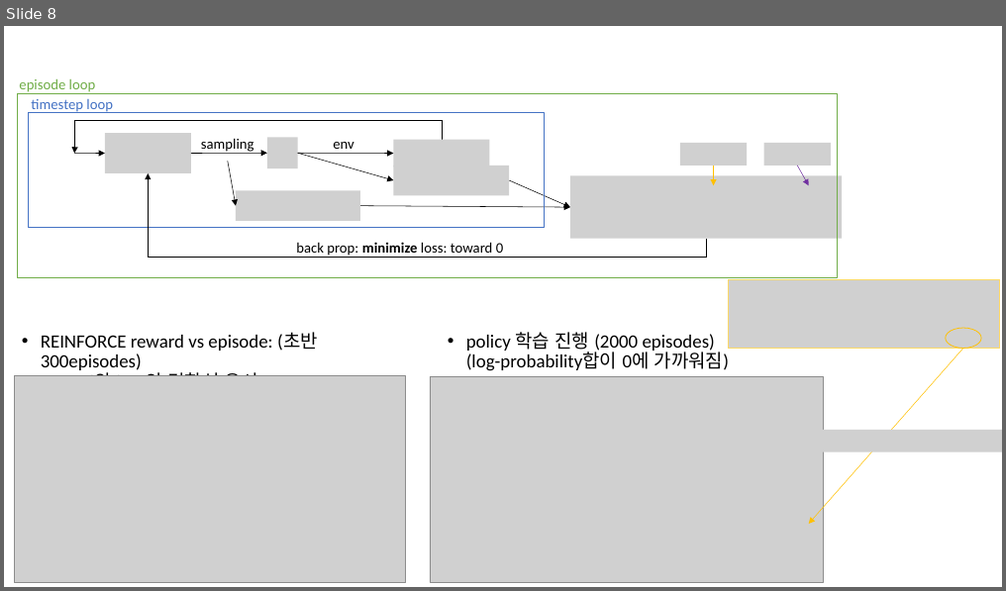
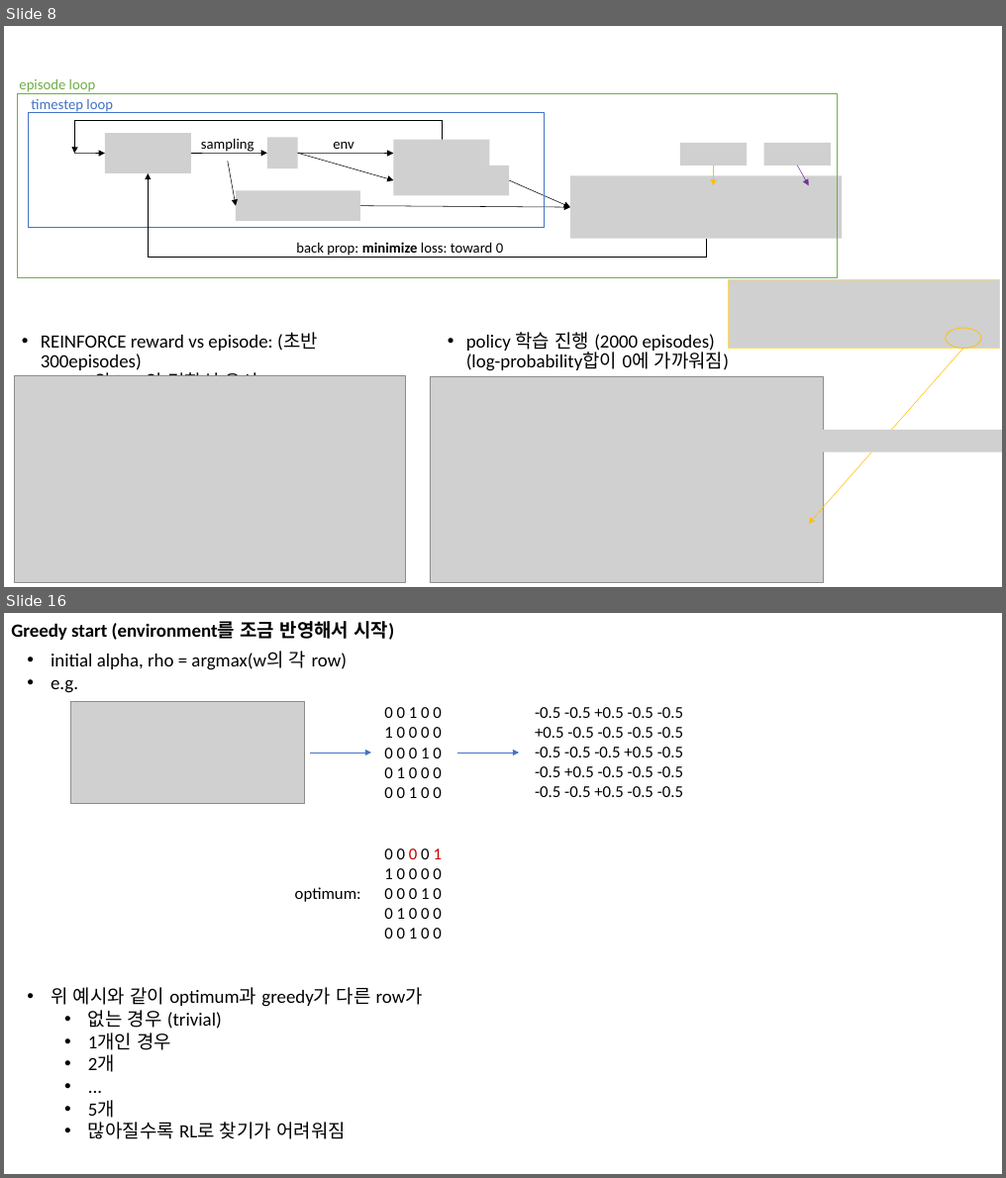
Before and after one commit to ihatesummer/bipartite_maxsum, a slide deck: memo.pptx. Shown one above the other, each under a label of ours: slide 8 before the commit, slides 8 and 16 after it; the slides between them are not shown. The pictures are 1006x591 and 1006x1178 pixels, drawn with LibreOffice and Linux fonts; fonts in the diff are those of the drawing; grey boxes stand for pictures. Boxes give left, top, right and bottom in pixels: in the first picture for what was removed or moved away, otherwise in the second. Text is boxed around its words. In the diff, an @@ line names an element or a change of style, - is before the commit and + after.

```diff
--- a/memo.pptx
+++ b/memo.pptx
@@ slide 16 added at (4, 613, 1002, 1174), background #FFFFFF @@
@@ text added at (11, 621, 394, 640), 18 pt, text #000000, bold @@
+Greedy start (environment를 조금 반영해서 시작)
@@ text added at (51, 651, 423, 1140), 18 pt, text #000000 @@
+• initial alpha, rho = argmax(w의 각 row)
+• e.g.
+• 위 예시와 같이 optimum과 greedy가 다른 row가
+  • 없는 경우 (trivial)
+  • 1개인 경우
+  • 2개
+  • ...
+  • 5개
+  • 많아질수록 RL로 찾기가 어려워짐
@@ picture added at (71, 702, 305, 803) @@
@@ text added at (384, 707, 441, 798), 16 pt, text #000000 @@
+0 0 1 0 0
+1 0 0 0 0
+0 0 0 1 0
+0 1 0 0 0
+0 0 1 0 0
@@ text added at (535, 707, 683, 797), 16 pt, text #000000 @@
+-0.5 -0.5 +0.5 -0.5 -0.5
++0.5 -0.5 -0.5 -0.5 -0.5
+-0.5 -0.5 -0.5 +0.5 -0.5
+-0.5 +0.5 -0.5 -0.5 -0.5
+-0.5 -0.5 +0.5 -0.5 -0.5
@@ arrow added from (310, 753) to (371, 753), #4472C4 0.5 pt @@
@@ arrow added from (457, 753) to (519, 753), #4472C4 0.5 pt @@
@@ text added at (384, 849, 442, 939), 16 pt, text #000000 @@
+0 0 0 0 1
+1 0 0 0 0
+0 0 0 1 0
+0 1 0 0 0
+0 0 1 0 0
@@ text added at (295, 887, 361, 902), 16 pt, text #000000 @@
+optimum:
```
Also in this commit, not shown: 3 slides changed, 8 other slides added, 17 other files.
